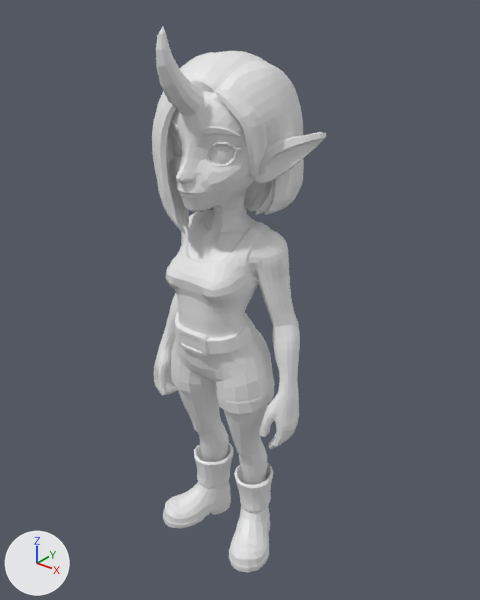
An edit to the glTF model Assets/Players/alien.glb, drawn before and after from the same camera.
Camera for both pictures: a 50 mm camera at (0.791, -0.948, 0.611) aimed at (0.011, 0.026, 0.007). Every picture has the same lights, and +X, +Y and +Z are marked at lower left. Where no turn or scale is listed for an object, it has been applied to the vertices. Vertices at the same position are counted once.

In view in the first picture: 'Retopology cGirl mirror3_node'.
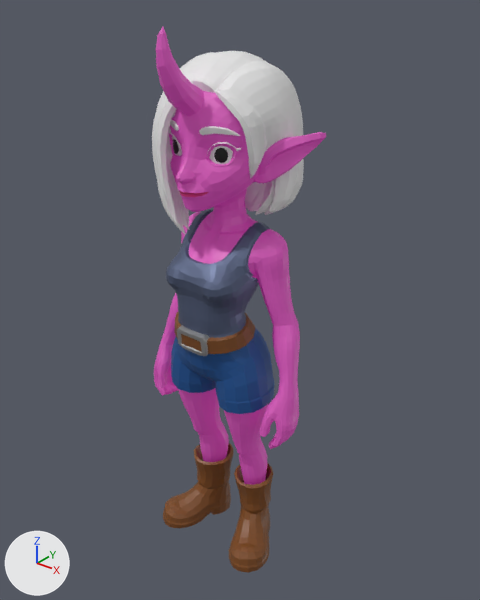
The newer file is also rescaled (x1.747) as a whole; pictures and numbers use the older file's frame.

Boxes (x1, y1, x2, y2) around the edits, measured in the pictures (480 x 600 px; the box of a moved part takes in the faces that stretch with it):
part 1 of me_retopology_cgirl_mirror3, moved or reshaped: (198, 210, 257, 235) in both
part 2 of me_retopology_cgirl_mirror3, built on: (172, 137, 233, 164) in both
part 3 of me_retopology_cgirl_mirror3, recoloured (grey to pink): (154, 26, 326, 485) in both
part 4 of me_retopology_cgirl_mirror3, recoloured: (179, 190, 208, 197) in both
part 5 of me_retopology_cgirl_mirror3, recoloured (white to blue): (166, 210, 270, 338) in both
part 6 of me_retopology_cgirl_mirror3, recoloured (white to brown): (163, 312, 273, 573) in both
part 7 of me_retopology_cgirl_mirror3, recoloured (white to grey): (177, 325, 210, 356) in both
part 8 of me_retopology_cgirl_mirror3, recoloured (grey to blue): (171, 328, 275, 414) in both

Edits to the bpy script that builds the scene:
```text
Add mat_material_009:
    mat_material_009 = principled_material('Material.009')
    mat_material_009.base_color = (0.411, 0.411, 0.411)  # grey #acacac
    mat_material_009.metallic = 0.861
    mat_material_009.roughness = 0.528
Add mat_material_010:
    mat_material_010 = principled_material('Material.010')
    mat_material_010.base_color = (0.00804, 0.078, 0.277)  # blue #164f90
    mat_material_010.roughness = 0.556
Add mat_material_008:
    mat_material_008 = principled_material('Material.008')
    mat_material_008.base_color = (0.198, 0.0647, 0.011)  # brown #7b481b
Add mat_material_007:
    mat_material_007 = principled_material('Material.007')
    mat_material_007.base_color = (0.108, 0.136, 0.23)  # blue #5c6784
    mat_material_007.metallic = 0.565
Add mat_material_001:
    mat_material_001 = principled_material('Material.001')
    mat_material_001.texture = img_retopology_cgirl_mirror3_node
    mat_material_001.roughness = 0.493
    mat_material_001.emission_color = (0.1, 0.0, 0.0729)  # dark purple #59004c
    mat_material_001.emission_strength = 1.0
Add mat_material_003:
    mat_material_003 = principled_material('Material.003')
    mat_material_003.base_color = (0.801, 0.0316, 0.249)  # pink #e73289
Change me_retopology_cgirl_mirror3:
    remove me_retopology_cgirl_mirror3.from_pydata(...)  # 5139 vertices, 10283 faces; spans x -0.195..0.191, y -0.163..0.158, z -0.587..0.543
    add me_retopology_cgirl_mirror3.from_pydata(...)  # 5215 vertices, 10387 faces; spans x -0.195..0.191, y -0.163..0.158, z -0.587..0.543
    me_retopology_cgirl_mirror3 part 1
    52 faces are deleted
    24 vertices are added at x -0.055..0.055, y -0.035..0.046, z 0.167..0.187
    34 new faces join them, mat_material_001 (picture img_retopology_cgirl_mirror3_node)
    18 new faces join them, mat_material_007 (blue #5d6784)
    me_retopology_cgirl_mirror3 part 2
    71 faces are deleted
    52 vertices are added at x -0.065..0.065, y -0.083..-0.073, z 0.322..0.349
    50 new faces join them, mat_material_002 (white #e7e7e7)
    125 new faces join them, mat_material_006 (black #000000)
    me_retopology_cgirl_mirror3 part 3: 4706 faces spanning x -0.195..0.191, y -0.163..0.055, z -0.449..0.543 switch from no material to mat_material_001 (picture img_retopology_cgirl_mirror3_node)
    me_retopology_cgirl_mirror3 part 4: 42 faces spanning x -0.038..0.038, y -0.121..-0.096, z 0.261..0.272 switch from no material to mat_material_003 (pink #e73289)
    me_retopology_cgirl_mirror3 part 5: 1030 faces spanning x -0.088..0.088, y -0.117..0.059, z -0.019..0.189 switch from no material to mat_material_007 (blue #5d6784)
    me_retopology_cgirl_mirror3 part 6: 1530 faces spanning x -0.148..0.148, y -0.115..0.063, z -0.587..0.002 switch from no material to mat_material_008 (brown #7b481b)
    me_retopology_cgirl_mirror3 part 7: 160 faces spanning x -0.039..0.039, y -0.118..-0.1, z -0.059..-0.013 switch from no material to mat_material_009 (grey #acacac)
    me_retopology_cgirl_mirror3 part 8: 792 faces spanning x -0.123..0.123, y -0.107..0.061, z -0.193..-0.028 switch from no material to mat_material_010 (blue #164f90)
    add me_retopology_cgirl_mirror3.materials.append(mat_material_002)  # white #e7e7e7
    add me_retopology_cgirl_mirror3.materials.append(mat_material_006)  # black #000000
```
